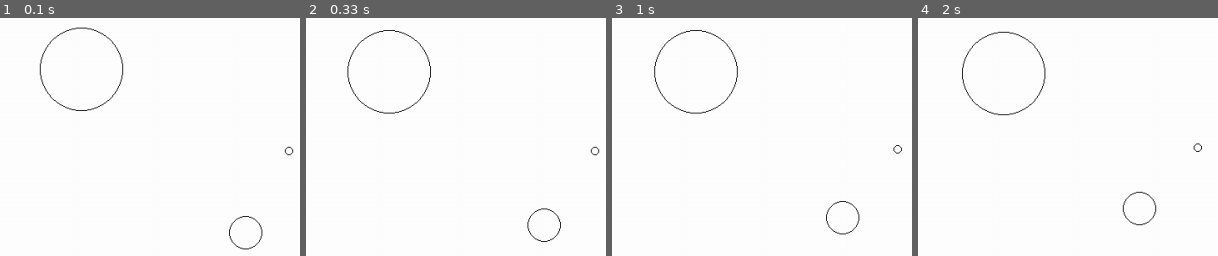
Above: before the commit, frames 1-4 (left to right).
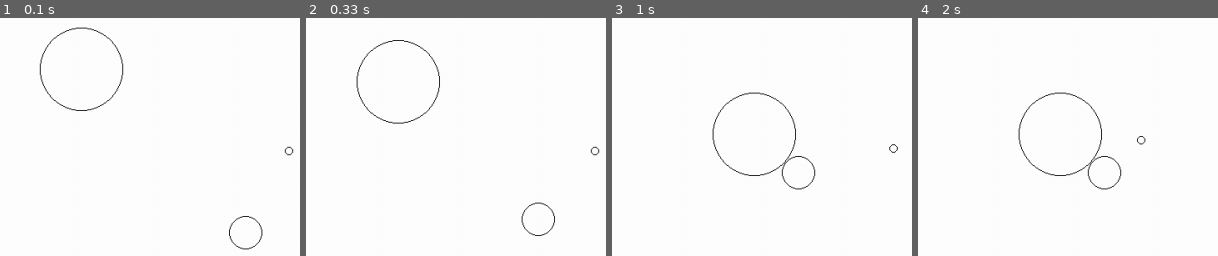
Above: after the commit, the same moments.

Repository: hoischreck/Physics-Engine-2D-CodeNightHPI
Game: pygame game, started from main.py
Same seed, same stepped clock (60 frames per second), same inputs: the game is played once before the commit and once after it.
Inputs:
- Up to frame 1 (0.1 s): no input
- Up to frame 2 (0.33 s): no input
- Up to frame 3 (1 s): no input
- Up to frame 4 (2 s): no input

Frame 1 is identical in both runs. In frame 2, 1.6% of the frame differs, in the area x 13-85%, y 5-95%; in frame 3, 1.8%; in frame 4, 1.9%, in the area x 14-95%, y 5-88%.

Commit message:
fix gravity

Diff:
--- a/main.py
+++ b/main.py
@@ -22,6 +22,7 @@
 
         self.mass = mass
         self.elasticity = elasticity
+        self.apply_elasticity = False
 
         self.v = velocity
         self.color = (0, 0, 0, 0)
@@ -37,7 +38,7 @@
         if distance.magnitude() < (self.radius + other.radius):
             # move back
             speed_factor = 0
-            if self.v.magnitude() > 0:
+            if not self.v.isZero():
                 speed_factor = self.v.magnitude() / (self.v.magnitude() + other.v.magnitude())
 
             distance_intersecting = (
@@ -66,25 +67,30 @@
 
             self.step_acc = self.step_acc + diff
 
+            if not diff.isZero():
+                self.apply_elasticity = True
+
+    def gravity(self, dt, other: PhysicsObj):
+        G = 6.6743 * 10 ** -11
+        distance = other.pos - self.pos
+        gravityForce = G * (self.mass * other.mass) / \
+            (distance.magnitude() ** 2)
+        distance.toUnitVec()
+        distance = distance * gravityForce
+        self.step_acc = self.step_acc + distance
+
     def postCollide(self, dt: float):
         self.pos = self.pos + self.step_movement
         self.step_movement = Vector2D(0, 0)
 
         self.v = self.v + self.step_acc
-        if self.step_acc.magnitude() > 0:
+        if self.apply_elasticity:
             self.v = self.v * self.elasticity
+            self.apply_elasticity = False
         self.step_acc = Vector2D(0, 0)
 
         if self.pos.x > 1000000 or self.pos.y > 1000000:
             self.v = Vector2D(0, 0)
-
-    def gravity(self,dt ,other:PhysicsObj):
-        G = 6.6743 * 10** -11
-        distance = other.pos - self.pos
-        gravityForce = G * (self.mass * other.mass) / (distance.magnitude() ** 2)
-        distance.toUnitVec()
-        distance=distance * gravityForce
-        self.step_acc = self.step_acc + distance
 
 
 class PhysicsCircle(PhysicsObj):
@@ -158,17 +164,18 @@
         #             random() * self.windowSize[0], random() * self.windowSize[1]), velocity=Vector2D(
         #             randrange(-20, 20), randrange(-20, 20)), mass=radius, elasticity=randrange(10, 99) / 100, radius=radius)
         #     )
+
         self.physicsManager.addObj(
             PhysicsCircle(self, pos=Vector2D(200, 200), velocity=Vector2D(
-                15, 20), mass=(5.972 * (10 ** 12)) , elasticity=0.3, radius=50)
+                15, 20), mass=(5.972 * (10 ** 12)), elasticity=0.1, radius=50)
         )
         self.physicsManager.addObj(
             PhysicsCircle(self, pos=Vector2D(
-                400, 400), velocity=Vector2D(-20, -20), mass=200, elasticity=0.8, radius=20)
+                400, 400), velocity=Vector2D(-20, -20), mass=200, elasticity=0.1, radius=20)
         )
         self.physicsManager.addObj(
             PhysicsCircle(self, pos=Vector2D(450, 300), velocity=Vector2D(
-                1, 0.5), mass=50, elasticity=0.9, radius=5)
+                1, 0.5), mass=50, elasticity=0.1, radius=5)
         )
 
         self.drawingQueue.append(self.physicsManager)
